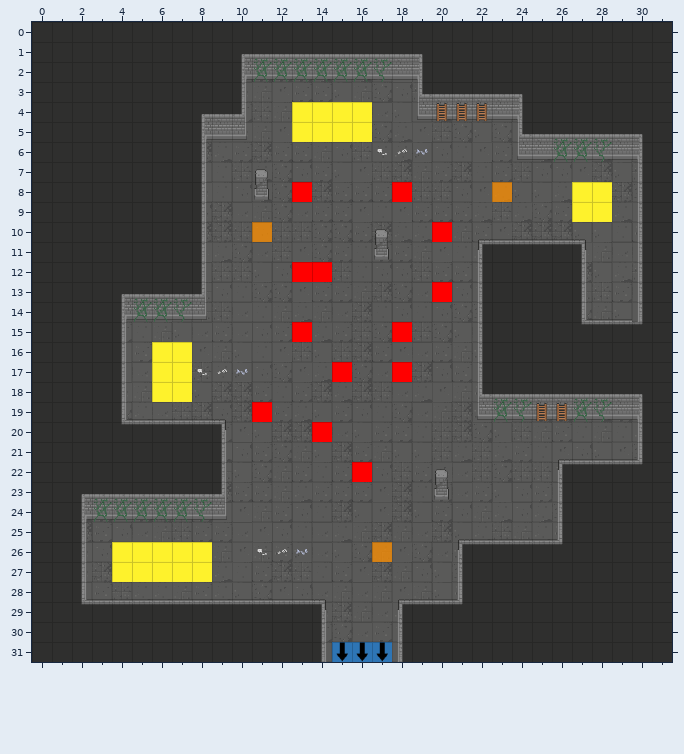
Two states of a Tiled map, GrupaTNT/Assets/Resources/RoomData/ROOM_1_S_3.tmx. This is how it looked before the edit.
Cells are 32x32 px. Shown: x 0..31, y 0..31.
Once edited:
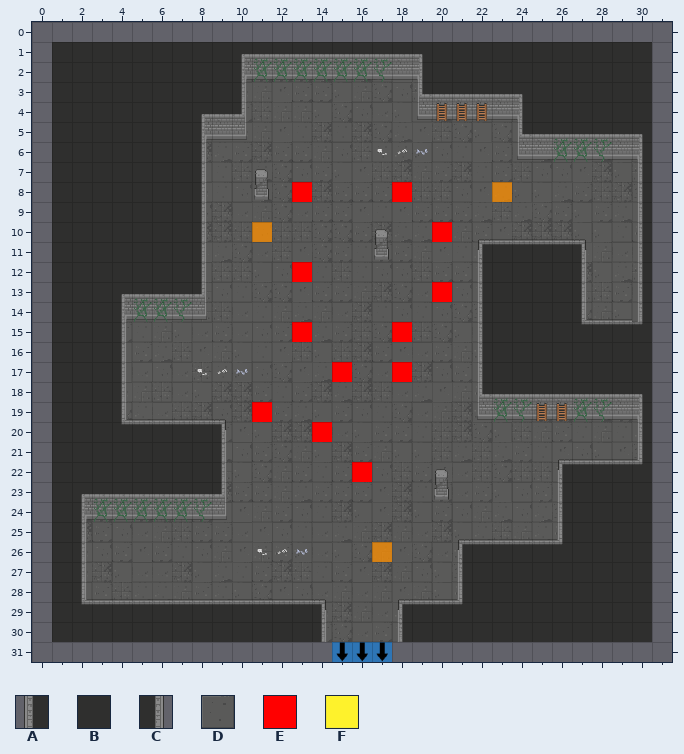
Key: from "Dungeon_Tileset_2": A 16, B 17, C 18, D 88; from "flags": E 8, F 9.
_ is an empty cell, # one hidden under a higher layer.
What changed:
Layer "Floor":
y 0: x 14..18 ##### -> _____
y 14..18: x 0 # -> _; x 31 # -> _
y 31: x 14 D -> _; x 18 D -> _
Layer "Walls":
y 0: x 0..31 BBBBBBBBBBBBBBBBBBBBBBBBBBBBBBBB -> ________________________________
y 1..30: x 0 B -> _; x 31 B -> _
y 31: x 0..14 BBBBBBBBBBBBBBC -> _______________; x 18..31 ABBBBBBBBBBBBB -> ______________
Layer "Flags":
y 4..5: x 13..16 FFFF -> ____
y 8..9: x 27..28 FF -> __
y 12: x 14 E -> _
y 16..18: x 6..7 FF -> __
y 26..27: x 4..8 FFFFF -> _____
Changed places in both pictures, as pixel boxes (x1, y1, x2, y2):
removed: (32, 22, 672, 662)
